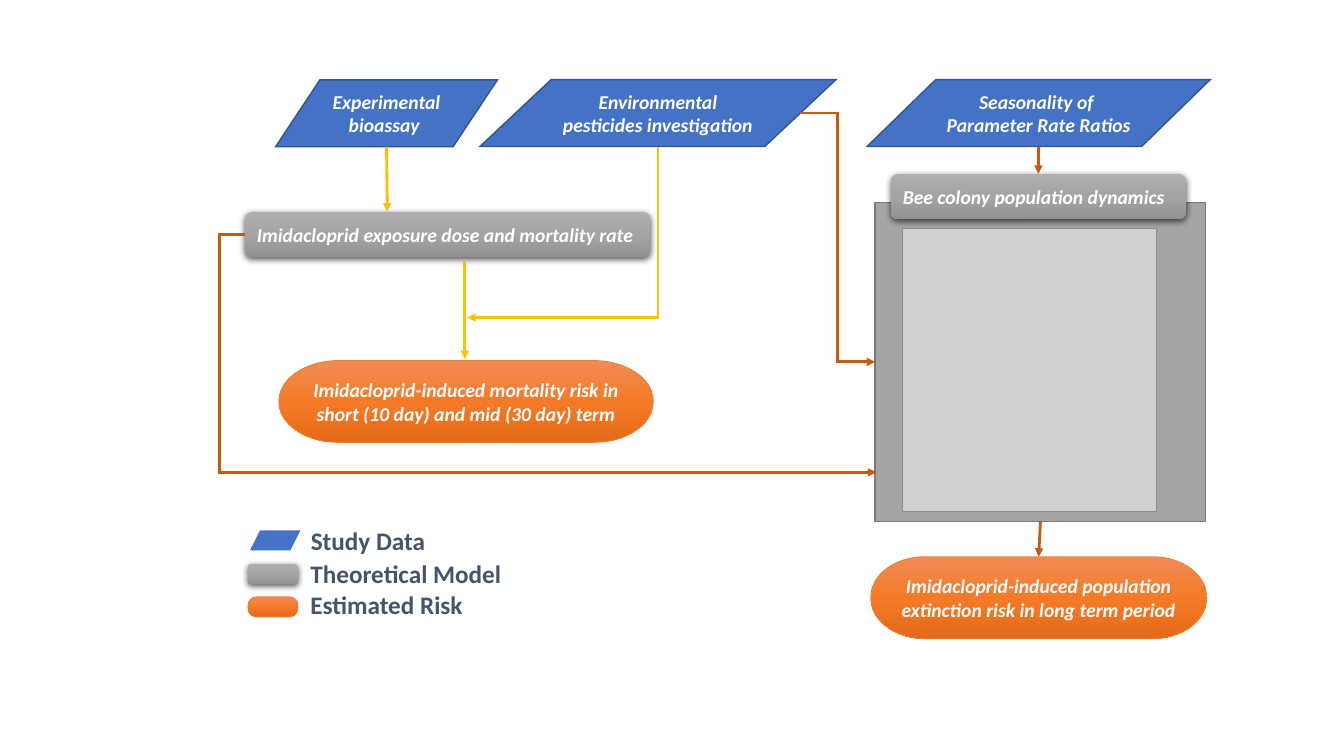
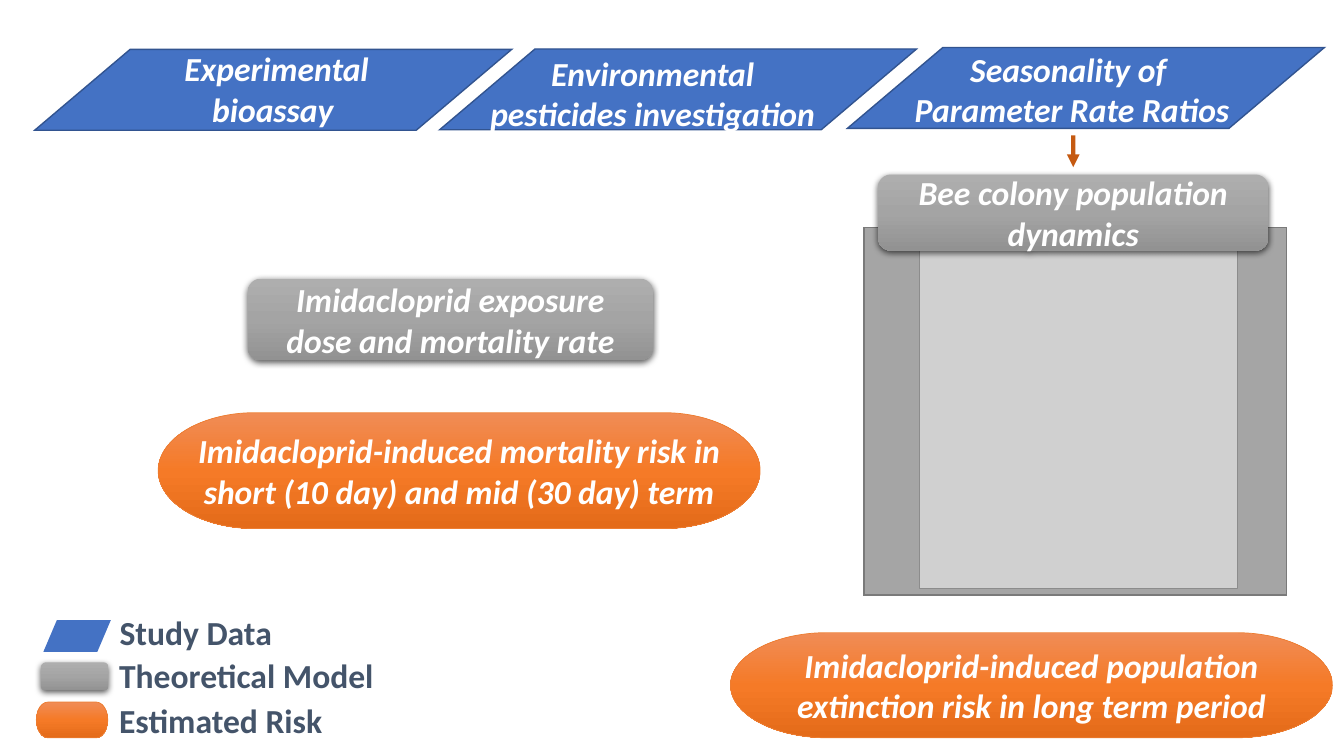
Before and after one commit to nanhung/beerisk, a slide deck: slide 1 of 151019 Artwork.pptx. Drawn at 1344x756 pixels with LibreOffice and Linux fonts; fonts in the diff are those of the drawing; grey boxes stand for pictures. Boxes give left, top, right and bottom in pixels: in the first picture for what was removed or moved away, otherwise in the second. Text is boxed around its words. In the diff, an @@ line names an element or a change of style, - is before the commit and + after.

```diff
--- a/151019 Artwork.pptx
+++ b/151019 Artwork.pptx
@@ flow chart input output added at (34,49,511,130), fill #4472C4, outline #325491 1 pt @@
@@ size 14 to 24 pt; vertical alignment middle to top; fill #4472C4 to none; outline #325491 1 pt to none in 3 elements at (490,62,815,135), (915,58,1229,131), (184,57,368,128) @@
@@ text "Experimental bioassay": place and size @@
-text "Experimental bioassay" at (275,80,497,146)
+text "Experimental bioassay" at (184,57,368,128)
@@ flow chart input output added at (440,49,917,130), fill #4472C4, outline #325491 1 pt @@
@@ text "Environmental pesticides investigation": place and size @@
-text "Environmental pesticides investigation" at (480,80,836,146)
+text "Environmental pesticides investigation" at (490,62,815,135)
@@ flow chart input output added at (848,47,1325,128), fill #4472C4, outline #325491 1 pt @@
@@ text "Seasonality of Parameter Rate Ratios": place and size @@
-text "Seasonality of Parameter Rate Ratios" at (867,80,1210,146)
+text "Seasonality of Parameter Rate Ratios" at (915,58,1229,131)
@@ elbow arrow removed from (801, 113) to (875, 362) @@
@@ arrow removed from (386, 147) to (387, 212) @@
@@ elbow arrow removed from (658, 146) to (468, 318) @@
@@ arrow moved from (1038, 146) - (1038, 173) to (1074, 135) - (1074, 167) @@
@@ arrow (1074, 135) - (1074, 167): stroke #C55A11 2 pt to #C55A11 3 pt @@
@@ rounded rectangle "Bee colony population dynamics": place and size @@
-rounded rectangle "Bee colony population dynamics" at (891,173,1187,219)
+rounded rectangle "Bee colony population dynamics" at (878,174,1268,250)
@@ rounded rectangle "Bee colony population dynamics" at (878,174,1268,250): size 14 to 24 pt; alignment left to centre @@
@@ elbow arrow removed from (245, 235) to (876, 472) @@
@@ rectangle: place and size @@
-rectangle at (875,203,1206,522)
+rectangle at (864,228,1287,596)
@@ arrow removed from (465, 261) to (465, 359) @@
@@ picture: place and size @@
-picture at (903,229,1157,512)
+picture at (921,250,1239,589)
@@ rounded rectangle "Imidacloprid exposure dose and mortality ..." at (248,278,654,360): size 14 to 24 pt; alignment left to centre @@
@@ rounded rectangle "Imidacloprid exposure dose and mortality ...": place and size @@
-rounded rectangle "Imidacloprid exposure dose and mortality ..." at (245,212,651,257)
+rounded rectangle "Imidacloprid exposure dose and mortality ..." at (248,278,654,360)
@@ pill shape "Imidacloprid-induced mortality risk in short ...": place and size @@
-pill shape "Imidacloprid-induced mortality risk in short ..." at (279,361,654,443)
+pill shape "Imidacloprid-induced mortality risk in short ..." at (158,412,760,528)
@@ pill shape "Imidacloprid-induced mortality risk in short ..." at (158,412,760,528): size 14 to 24 pt @@
@@ arrow removed from (1041, 521) to (1040, 557) @@
@@ flow chart input output: place and size @@
-flow chart input output at (250,530,300,551)
+flow chart input output at (43,620,111,651)
@@ text "Study Data": place and size @@
-text "Study Data" at (311,532,425,554)
+text "Study Data" at (120,621,272,651)
@@ text "Theoretical Model": place and size @@
-text "Theoretical Model" at (310,565,501,583)
+text "Theoretical Model" at (119,664,374,689)
@@ pill shape "Imidacloprid-induced population extinction risk in ..." at (731,633,1333,738): size 14 to 24 pt @@
@@ pill shape "Imidacloprid-induced population extinction risk in ...": place and size @@
-pill shape "Imidacloprid-induced population extinction risk in ..." at (871,557,1207,638)
+pill shape "Imidacloprid-induced population extinction risk in ..." at (731,633,1333,738)
@@ rounded rectangle: place and size @@
-rounded rectangle at (248,565,298,585)
+rounded rectangle at (41,662,109,691)
@@ pill shape: place and size @@
-pill shape at (248,597,298,617)
+pill shape at (36,703,108,738)
@@ size 18 to 24 pt in 3 elements at (120,621,272,651), (119,664,374,689), (119,709,323,734) @@
@@ text "Estimated Risk": place and size @@
-text "Estimated Risk" at (310,596,462,614)
+text "Estimated Risk" at (119,709,323,734)
```
Also in this commit, not shown: 1 other file.
